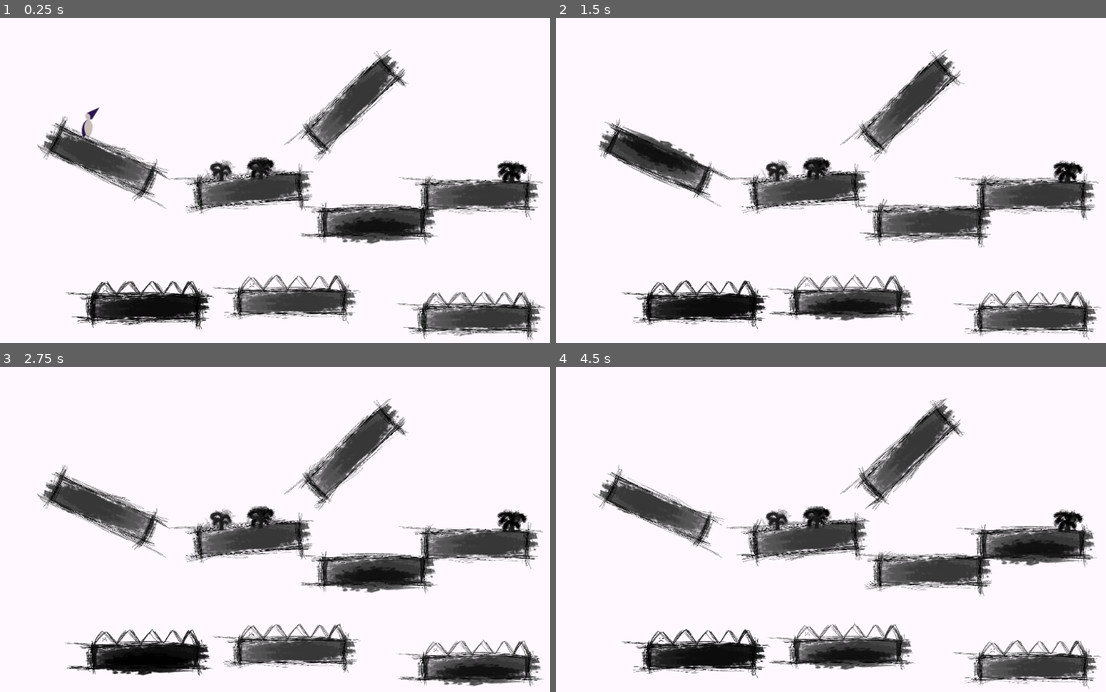
Above: before the commit, frames 1-4 (two rows, left to right).
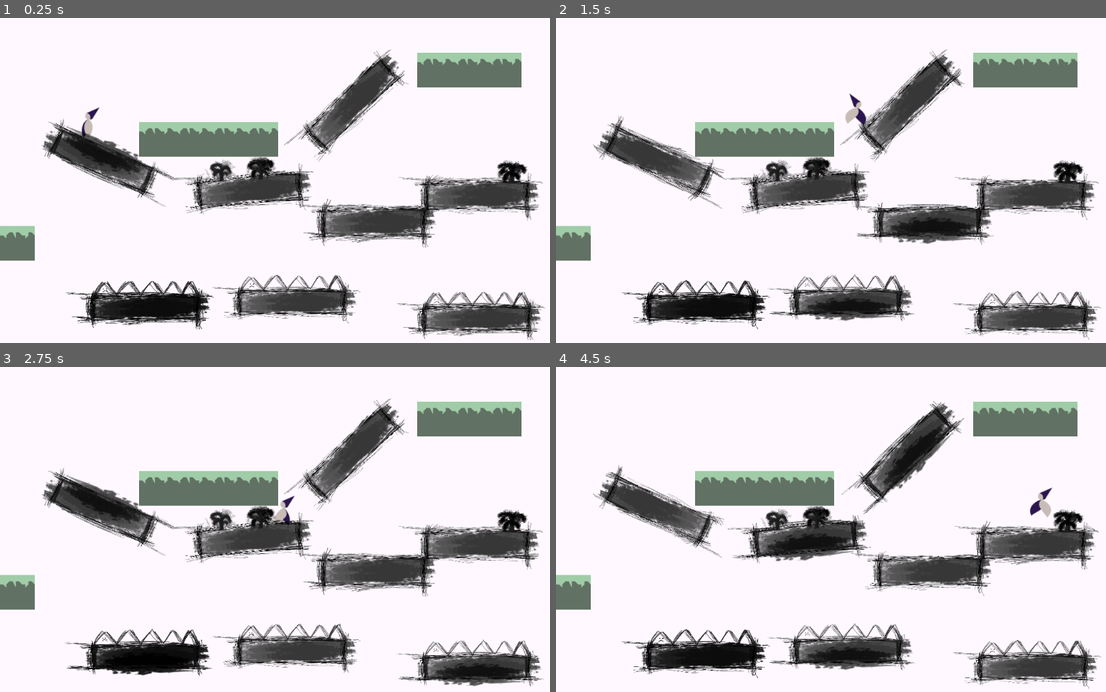
Above: after the commit, the same moments.

Repository: polyedre/gamejamemmi
Game: Godot game, scene res://World.tscn
Same seed, same stepped clock (60 frames per second), same inputs: the game is played once before the commit and once after it.
Inputs (mouse positions are in pixels of both pictures, inside the frame that each line leads up to):
- Up to frame 1 (0.25 s): no input
- Up to frame 2 (1.5 s): move the mouse to (957, 164) at 0.52 s; hold D (move_right) from 0.53 s (still down); click (957, 164) at 0.67 s; tap Space (jump) at 0.77 s; move the mouse to (721, 196) at 1.27 s
- Up to frame 3 (2.75 s): tap Space (jump) at 1.52 s; move the mouse to (335, 458) at 2.02 s; release D (move_right) at 2.03 s; hold A (move_left) from 2.03 s (still down)
- Up to frame 4 (4.5 s): move the mouse to (809, 594) at 2.77 s; release A (move_left) at 2.78 s; hold D (move_right) 2.78-4.28 s; click (809, 594) at 2.92 s; tap Space (jump) at 3.02, 3.77 s; move the mouse to (1001, 578) at 3.52 s; move the mouse to (666, 480) at 4.27 s; hold A (move_left) from 4.28 s (still down)

The runs differ from the first frame. In frame 1, 8.6% of the frame differs, in the area x 0-98%, y 10-75%; in frame 2, 8.8%; in frame 3, 8.8%; in frame 4, 10%, in the area x 0-99%, y 9-75%.

Commit message:
add tilemap

Diff:
--- /dev/null
+++ b/Area2D.gd
@@ -0,0 +1,21 @@
+extends Area2D
+
+# class member variables go here, for example:
+# var a = 2
+# var b = "textvar"
+
+func _ready():
+	# Called when the node is added to the scene for the first time.
+	# Initialization here
+	pass
+
+#func _process(delta):
+#	# Called every frame. Delta is time since last frame.
+#	# Update game logic here.
+#	pass
+
+
+func _on_Area2D_body_entered(body):
+	print("Collision")
+	if body.get_name() == "Player":
+		print ('Collision')
--- a/World.tscn
+++ b/World.tscn
@@ -13,6 +13,7 @@
 [ext_resource path="res://ink.png" type="Texture" id=11]
 [ext_resource path="res://ink_2.png" type="Texture" id=12]
 [ext_resource path="res://ink_3.png" type="Texture" id=13]
+[ext_resource path="res://tiles.tres" type="TileSet" id=14]
 
 [sub_resource type="RectangleShape2D" id=1]
 
@@ -245,7 +246,7 @@
 scale = Vector2( 0.454545, 0.338371 )
 frames = SubResource( 4 )
 animation = "default"
-frame = 1
+frame = 3
 playing = true
 
 [node name="StaticBody2D2" type="StaticBody2D" parent="." index="7"]
@@ -276,6 +277,7 @@
 scale = Vector2( 0.454545, 0.338371 )
 frames = SubResource( 4 )
 animation = "default"
+frame = 2
 playing = true
 
 [node name="StaticBody2D5" type="StaticBody2D" parent="." index="8"]
@@ -306,6 +308,7 @@
 scale = Vector2( 0.454545, 0.338371 )
 frames = SubResource( 4 )
 animation = "default"
+frame = 2
 playing = true
 
 [node name="StaticBody2D3" type="StaticBody2D" parent="." index="9"]
@@ -335,7 +338,7 @@
 scale = Vector2( 0.454545, 0.338371 )
 frames = SubResource( 4 )
 animation = "default"
-frame = 3
+frame = 1
 playing = true
 
 [node name="StaticBody2D4" type="StaticBody2D" parent="." index="10"]
@@ -365,7 +368,6 @@
 scale = Vector2( 0.454545, 0.338371 )
 frames = SubResource( 4 )
 animation = "default"
-frame = 2
 playing = true
 
 [node name="Encre" type="StaticBody2D" parent="." index="11"]
@@ -459,3 +461,23 @@
 frames = SubResource( 6 )
 animation = "default"
 playing = true
+
+[node name="TileMap" type="TileMap" parent="." index="14"]
+
+mode = 0
+tile_set = ExtResource( 14 )
+cell_size = Vector2( 64, 64 )
+cell_quadrant_size = 16
+cell_custom_transform = Transform2D( 1, 0, 0, 1, 0, 0 )
+cell_half_offset = 2
+cell_tile_origin = 0
+cell_y_sort = false
+cell_clip_uv = false
+collision_use_kinematic = false
+collision_friction = 1.0
+collision_bounce = 0.0
+collision_layer = 1
+collision_mask = 1
+occluder_light_mask = 1
+format = 1
+tile_data = PoolIntArray( 65548, 0, 0, 65549, 0, 0, 65550, 0, 0, 196612, 0, 0, 196613, 0, 0, 196614, 0, 0, 196615, 0, 0, 393216, 0, 0 )
Not shown: 1 places in World.tscn that only renumber resources
